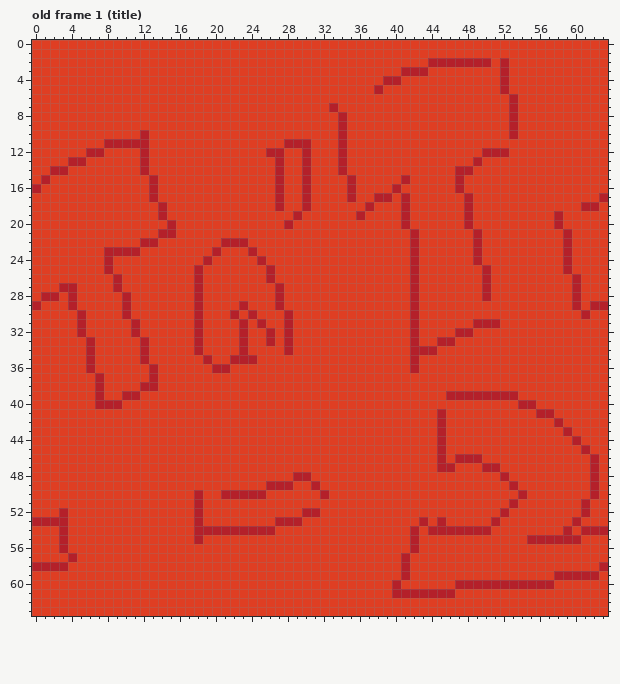
File history of a pixel-art file, ASSETs/graphics/patterns L.aseprite. That is the earlier state.
64x64 pixels, 13 frames. Shown: old frame 1 (title). The commit also changed other frames, which this record leaves out.
The same view after the edit:
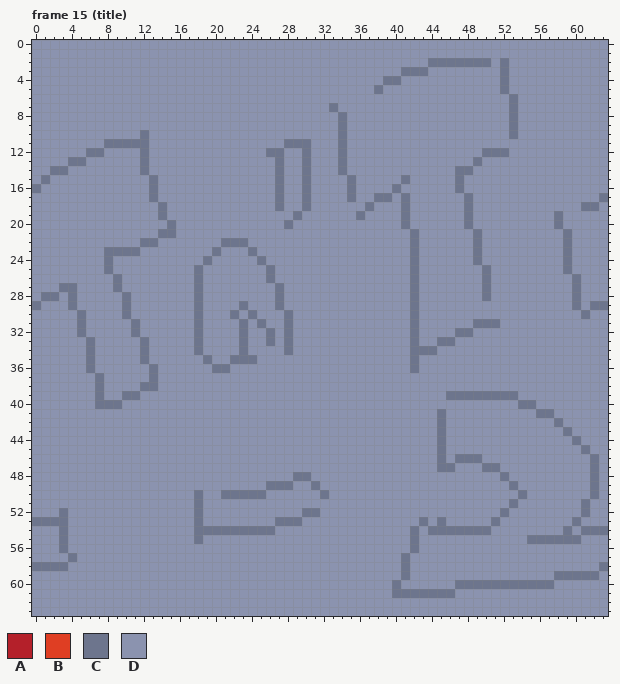
Palette (. is transparent): A #b4202a  B #df3e23  C #6d758d  D #8b93af
A new or re-ordered frame is compared with the old frame closest to it.
From old to new:
frames 13 -> 19
Changed rows in their new state; - is an unchanged pixel.
Frame 15 (title) is new; against old frame 1 (title):
first column x 0:
 0 DDDDDDDDDDDDDDDDDDDDDDDDDDDDDDDDDDDDDDDDDDDDDDDDDDDDDDDDDDDDDDDD
 1 DDDDDDDDDDDDDDDDDDDDDDDDDDDDDDDDDDDDDDDDDDDDDDDDDDDDDDDDDDDDDDDD
 2 DDDDDDDDDDDDDDDDDDDDDDDDDDDDDDDDDDDDDDDDDDDDCCCCCCCDCDDDDDDDDDDD
 3 DDDDDDDDDDDDDDDDDDDDDDDDDDDDDDDDDDDDDDDDDCCCDDDDDDDDCDDDDDDDDDDD
 4 DDDDDDDDDDDDDDDDDDDDDDDDDDDDDDDDDDDDDDDCCDDDDDDDDDDDCDDDDDDDDDDD
 5 DDDDDDDDDDDDDDDDDDDDDDDDDDDDDDDDDDDDDDCDDDDDDDDDDDDDCDDDDDDDDDDD
 6 DDDDDDDDDDDDDDDDDDDDDDDDDDDDDDDDDDDDDDDDDDDDDDDDDDDDDCDDDDDDDDDD
 7 DDDDDDDDDDDDDDDDDDDDDDDDDDDDDDDDDCDDDDDDDDDDDDDDDDDDDCDDDDDDDDDD
 8 DDDDDDDDDDDDDDDDDDDDDDDDDDDDDDDDDDCDDDDDDDDDDDDDDDDDDCDDDDDDDDDD
 9 DDDDDDDDDDDDDDDDDDDDDDDDDDDDDDDDDDCDDDDDDDDDDDDDDDDDDCDDDDDDDDDD
10 DDDDDDDDDDDDCDDDDDDDDDDDDDDDDDDDDDCDDDDDDDDDDDDDDDDDDCDDDDDDDDDD
11 DDDDDDDDCCCCCDDDDDDDDDDDDDDDCCCDDDCDDDDDDDDDDDDDDDDDDDDDDDDDDDDD
12 DDDDDDCCDDDDCDDDDDDDDDDDDDCCDDCDDDCDDDDDDDDDDDDDDDCCCDDDDDDDDDDD
13 DDDDCCDDDDDDCDDDDDDDDDDDDDDCDDCDDDCDDDDDDDDDDDDDDCDDDDDDDDDDDDDD
14 DDCCDDDDDDDDCDDDDDDDDDDDDDDCDDCDDDCDDDDDDDDDDDDCCDDDDDDDDDDDDDDD
15 DCDDDDDDDDDDDCDDDDDDDDDDDDDCDDCDDDDCDDDDDCDDDDDCDDDDDDDDDDDDDDDD
16 CDDDDDDDDDDDDCDDDDDDDDDDDDDCDDCDDDDCDDDDCDDDDDDCDDDDDDDDDDDDDDDD
17 DDDDDDDDDDDDDCDDDDDDDDDDDDDCDDCDDDDCDDCCDCDDDDDDCDDDDDDDDDDDDDDC
18 DDDDDDDDDDDDDDCDDDDDDDDDDDDCDDCDDDDDDCDDDCDDDDDDCDDDDDDDDDDDDCCD
19 DDDDDDDDDDDDDDCDDDDDDDDDDDDDDCDDDDDDCDDDDCDDDDDDCDDDDDDDDDCDDDDD
20 DDDDDDDDDDDDDDDCDDDDDDDDDDDDCDDDDDDDDDDDDCDDDDDDCDDDDDDDDDCDDDDD
21 DDDDDDDDDDDDDDCCDDDDDDDDDDDDDDDDDDDDDDDDDDCDDDDDDCDDDDDDDDDCDDDD
22 DDDDDDDDDDDDCCDDDDDDDCCCDDDDDDDDDDDDDDDDDDCDDDDDDCDDDDDDDDDCDDDD
23 DDDDDDDDCCCCDDDDDDDDCDDDCDDDDDDDDDDDDDDDDDCDDDDDDCDDDDDDDDDCDDDD
24 DDDDDDDDCDDDDDDDDDDCDDDDDCDDDDDDDDDDDDDDDDCDDDDDDCDDDDDDDDDCDDDD
25 DDDDDDDDCDDDDDDDDDCDDDDDDDCDDDDDDDDDDDDDDDCDDDDDDDCDDDDDDDDCDDDD
26 DDDDDDDDDCDDDDDDDDCDDDDDDDCDDDDDDDDDDDDDDDCDDDDDDDCDDDDDDDDDCDDD
27 DDDCCDDDDCDDDDDDDDCDDDDDDDDCDDDDDDDDDDDDDDCDDDDDDDCDDDDDDDDDCDDD
28 DCCDCDDDDDCDDDDDDDCDDDDDDDDCDDDDDDDDDDDDDDCDDDDDDDCDDDDDDDDDCDDD
29 CDDDCDDDDDCDDDDDDDCDDDDCDDDCDDDDDDDDDDDDDDCDDDDDDDDDDDDDDDDDCDCC
30 DDDDDCDDDDCDDDDDDDCDDDCDCDDDCDDDDDDDDDDDDDCDDDDDDDDDDDDDDDDDDCDD
31 DDDDDCDDDDDCDDDDDDCDDDDCDCDDCDDDDDDDDDDDDDCDDDDDDCCCDDDDDDDDDDDD
32 DDDDDCDDDDDCDDDDDDCDDDDCDDCDCDDDDDDDDDDDDDCDDDDCCDDDDDDDDDDDDDDD
33 DDDDDDCDDDDDCDDDDDCDDDDCDDCDCDDDDDDDDDDDDDCDDCCDDDDDDDDDDDDDDDDD
34 DDDDDDCDDDDDCDDDDDCDDDDCDDDDCDDDDDDDDDDDDDCCCDDDDDDDDDDDDDDDDDDD
35 DDDDDDCDDDDDCDDDDDDCDDCCCDDDDDDDDDDDDDDDDDCDDDDDDDDDDDDDDDDDDDDD
36 DDDDDDCDDDDDDCDDDDDDCCDDDDDDDDDDDDDDDDDDDDCDDDDDDDDDDDDDDDDDDDDD
37 DDDDDDDCDDDDDCDDDDDDDDDDDDDDDDDDDDDDDDDDDDDDDDDDDDDDDDDDDDDDDDDD
38 DDDDDDDCDDDDCCDDDDDDDDDDDDDDDDDDDDDDDDDDDDDDDDDDDDDDDDDDDDDDDDDD
39 DDDDDDDCDDCCDDDDDDDDDDDDDDDDDDDDDDDDDDDDDDDDDDCCCCCCCCDDDDDDDDDD
40 DDDDDDDCCCDDDDDDDDDDDDDDDDDDDDDDDDDDDDDDDDDDDDDDDDDDDDCCDDDDDDDD
41 DDDDDDDDDDDDDDDDDDDDDDDDDDDDDDDDDDDDDDDDDDDDDCDDDDDDDDDDCCDDDDDD
42 DDDDDDDDDDDDDDDDDDDDDDDDDDDDDDDDDDDDDDDDDDDDDCDDDDDDDDDDDDCDDDDD
43 DDDDDDDDDDDDDDDDDDDDDDDDDDDDDDDDDDDDDDDDDDDDDCDDDDDDDDDDDDDCDDDD
44 DDDDDDDDDDDDDDDDDDDDDDDDDDDDDDDDDDDDDDDDDDDDDCDDDDDDDDDDDDDDCDDD
45 DDDDDDDDDDDDDDDDDDDDDDDDDDDDDDDDDDDDDDDDDDDDDCDDDDDDDDDDDDDDDCDD
46 DDDDDDDDDDDDDDDDDDDDDDDDDDDDDDDDDDDDDDDDDDDDDCDCCCDDDDDDDDDDDDCD
47 DDDDDDDDDDDDDDDDDDDDDDDDDDDDDDDDDDDDDDDDDDDDDCCDDDCCDDDDDDDDDDCD
48 DDDDDDDDDDDDDDDDDDDDDDDDDDDDDCCDDDDDDDDDDDDDDDDDDDDDCDDDDDDDDDCD
49 DDDDDDDDDDDDDDDDDDDDDDDDDDCCCDDCDDDDDDDDDDDDDDDDDDDDDCDDDDDDDDCD
50 DDDDDDDDDDDDDDDDDDCDDCCCCCDDDDDDCDDDDDDDDDDDDDDDDDDDDDCDDDDDDDCD
51 DDDDDDDDDDDDDDDDDDCDDDDDDDDDDDDDDDDDDDDDDDDDDDDDDDDDDCDDDDDDDCDD
52 DDDCDDDDDDDDDDDDDDCDDDDDDDDDDDCCDDDDDDDDDDDDDDDDDDDDCDDDDDDDDCDD
53 CCCCDDDDDDDDDDDDDDCDDDDDDDDCCCDDDDDDDDDDDDDCDCDDDDDCDDDDDDDDCDDD
54 DDDCDDDDDDDDDDDDDDCCCCCCCCCDDDDDDDDDDDDDDDCDCCCCCCCDDDDDDDDCDCCC
55 DDDCDDDDDDDDDDDDDDCDDDDDDDDDDDDDDDDDDDDDDDCDDDDDDDDDDDDCCCCCCDDD
56 DDDCDDDDDDDDDDDDDDDDDDDDDDDDDDDDDDDDDDDDDDCDDDDDDDDDDDDDDDDDDDDD
57 DDDDCDDDDDDDDDDDDDDDDDDDDDDDDDDDDDDDDDDDDCDDDDDDDDDDDDDDDDDDDDDD
58 CCCCDDDDDDDDDDDDDDDDDDDDDDDDDDDDDDDDDDDDDCDDDDDDDDDDDDDDDDDDDDDC
59 DDDDDDDDDDDDDDDDDDDDDDDDDDDDDDDDDDDDDDDDDCDDDDDDDDDDDDDDDDCCCCCD
60 DDDDDDDDDDDDDDDDDDDDDDDDDDDDDDDDDDDDDDDDCDDDDDDCCCCCCCCCCCDDDDDD
61 DDDDDDDDDDDDDDDDDDDDDDDDDDDDDDDDDDDDDDDDCCCCCCCDDDDDDDDDDDDDDDDD
62 DDDDDDDDDDDDDDDDDDDDDDDDDDDDDDDDDDDDDDDDDDDDDDDDDDDDDDDDDDDDDDDD
63 DDDDDDDDDDDDDDDDDDDDDDDDDDDDDDDDDDDDDDDDDDDDDDDDDDDDDDDDDDDDDDDD
Boxes around the changes in both pictures, in picture pixels (x1, y1, x2, y2):
changed: (32, 40, 608, 616)
